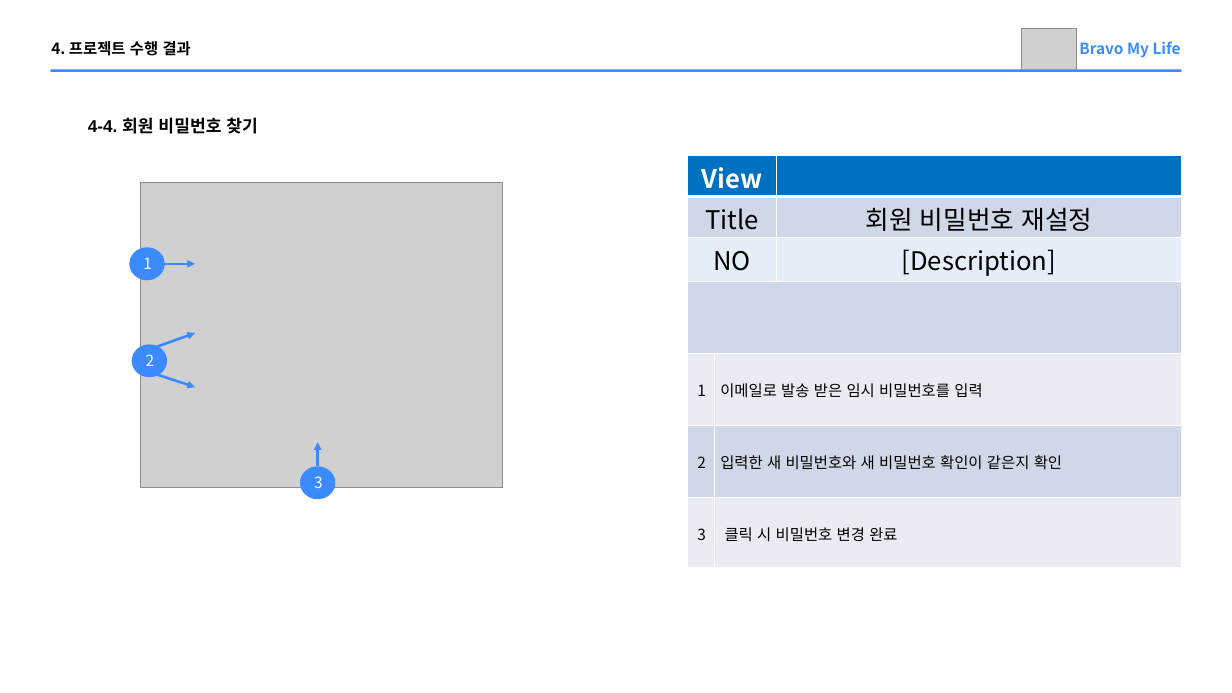
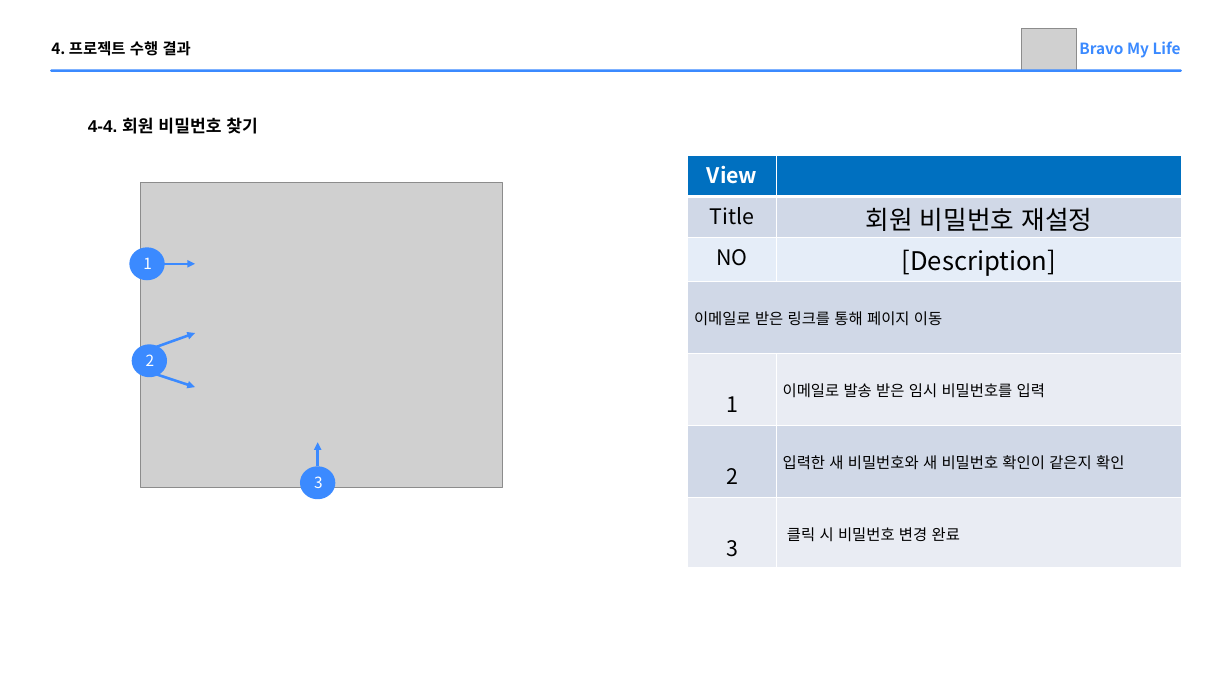
Before and after one commit to Parkjisoo00/ecommerce.saturn, a slide deck: slide 24 of resource/10.prepare/Saturn 미완성.pptx. Drawn at 1232x693 pixels with LibreOffice and Linux fonts; fonts in the diff are those of the drawing; grey boxes stand for pictures. Boxes give left, top, right and bottom in pixels: in the first picture for what was removed or moved away, otherwise in the second. Text is boxed around its words. In the diff, an @@ line names an element or a change of style, - is before the commit and + after.

```diff
--- a/resource/10.prepare/Saturn 미완성.pptx
+++ b/resource/10.prepare/Saturn 미완성.pptx
@@ table at (688, 155, 1181, 567) @@
-column 1: View | Title | NO |  | 1 | 2 | 3
-column 2:  |  |  |  | 이메일로 발송 받은 임시 비밀번호를 입력 | 입력한 새 비밀번호와 새 비밀번호 확인이 같은지 확인 | 클릭 시 비밀번호 변경 완료
-column 3:  | 회원 비밀번호 재설정 | [Description] |  |  |  | 
+column 1: View | Title | NO | 이메일로 받은 링크를 통해 페이지 이동 | 1 | 2 | 3
+column 2:  | 회원 비밀번호 재설정 | [Description] |  | 이메일로 발송 받은 임시 비밀번호를 입력 | 입력한 새 비밀번호와 새 비밀번호 확인이 같은지 확인 | 클릭 시 비밀번호 변경 완료
```
Also in this commit, not shown: 15 other slides changed.
